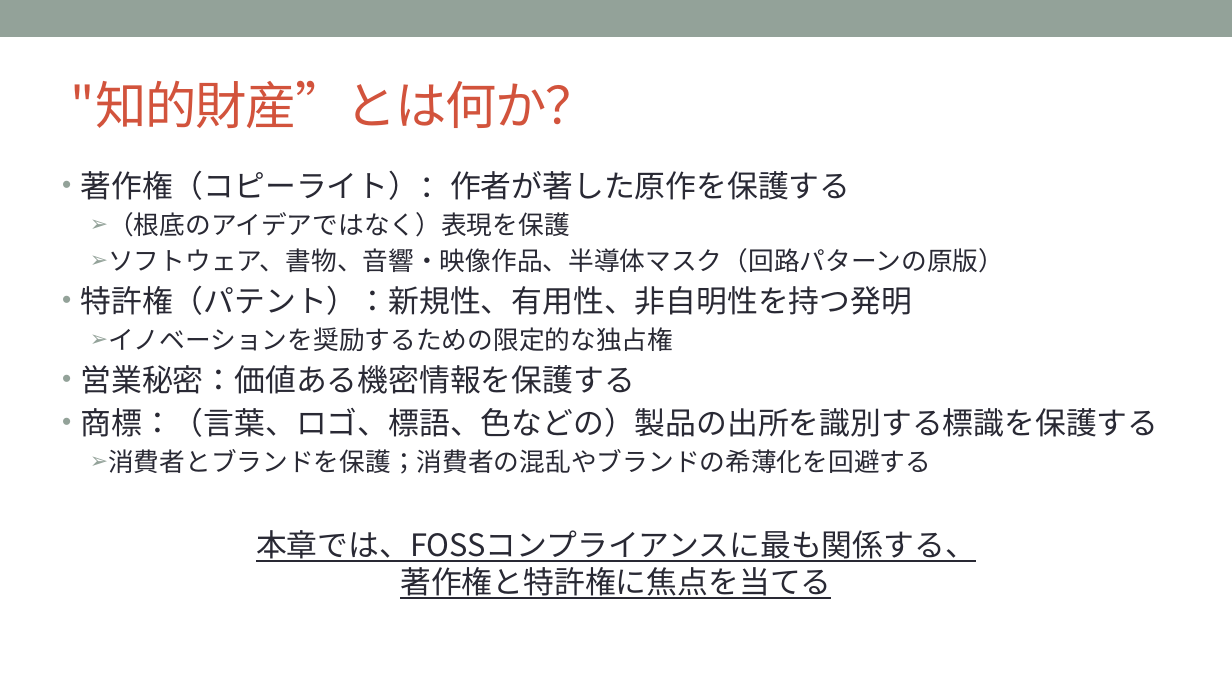
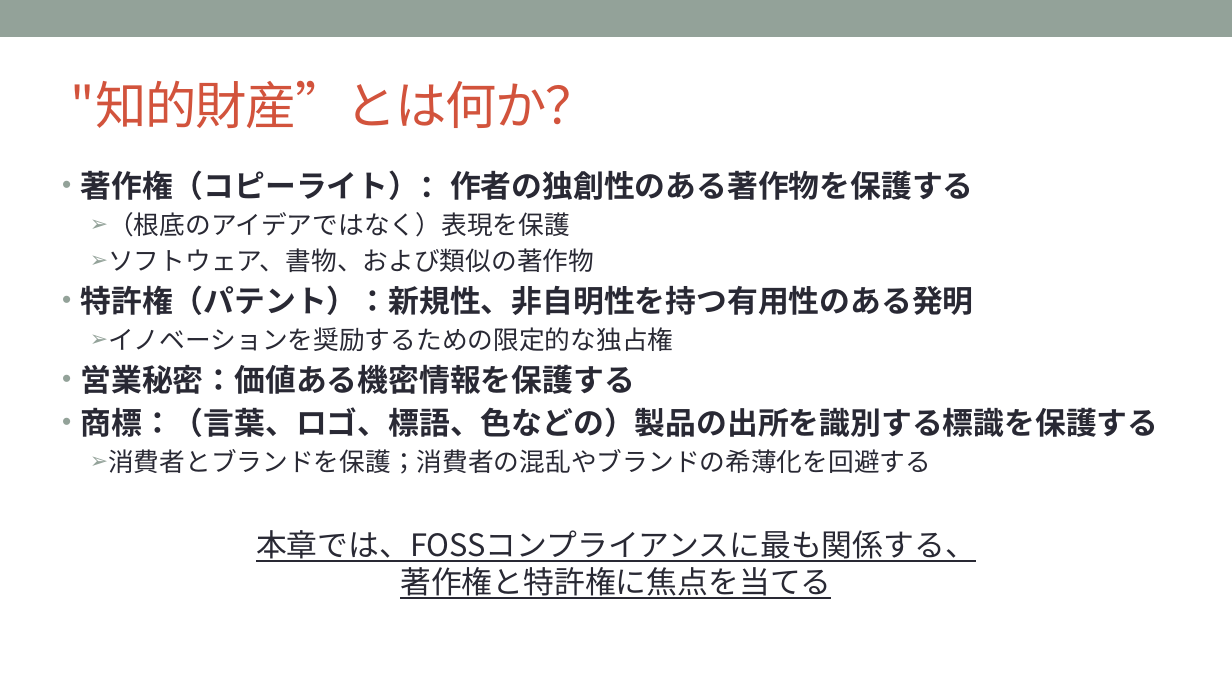
Before and after one commit to OpenChain-Project/Curriculum-Translation-JP, a slide deck: slide 8 of REVIEW/Version_for_v1.1/openchain-curriculum-for-1-1_JP_review_tani.pptx (slide 6 before the commit). Drawn at 1232x693 pixels with LibreOffice and Linux fonts; fonts in the diff are those of the drawing; background and template pictures are left out. Boxes give left, top, right and bottom in pixels: in the first picture for what was removed or moved away, otherwise in the second. Text is boxed around its words. In the diff, an @@ line names an element or a change of style, - is before the commit and + after.

```diff
--- a/REVIEW/Version_for_v1.1/openchain-curriculum-for-1-1_JP_review_tani.pptx
+++ b/REVIEW/Version_for_v1.1/openchain-curriculum-for-1-1_JP_review_tani.pptx
@@ text at (81,170,974,200): text changed; bold on @@
-• 著作権（コピーライト）：作者が著した原作を保護する
+• 著作権（コピーライト）：作者の独創性のある著作物を保護する
@@ text at (81,248,974,315): text changed; size 20 to 24 pt; bold on @@
-  ➢ ソフトウェア、書物、音響・映像作品、半導体マスク（回路パターンの原版）
-• 特許権（パテント）：新規性、有用性、非自明性を持つ発明
+  ➢ ソフトウェア、書物、および類似の著作物
+• 特許権（パテント）：新規性、非自明性を持つ有用性のある発明
@@ text at (81,365,1159,437): bold on in "営業秘密：価値ある機密情報を保護する", "商標：（言葉、ロゴ、標語、色などの）製品の出所を識別する標識を保護する" @@
```
Also in this commit, not shown: 31 other slides changed, 9 slides added, 1 slide removed.
